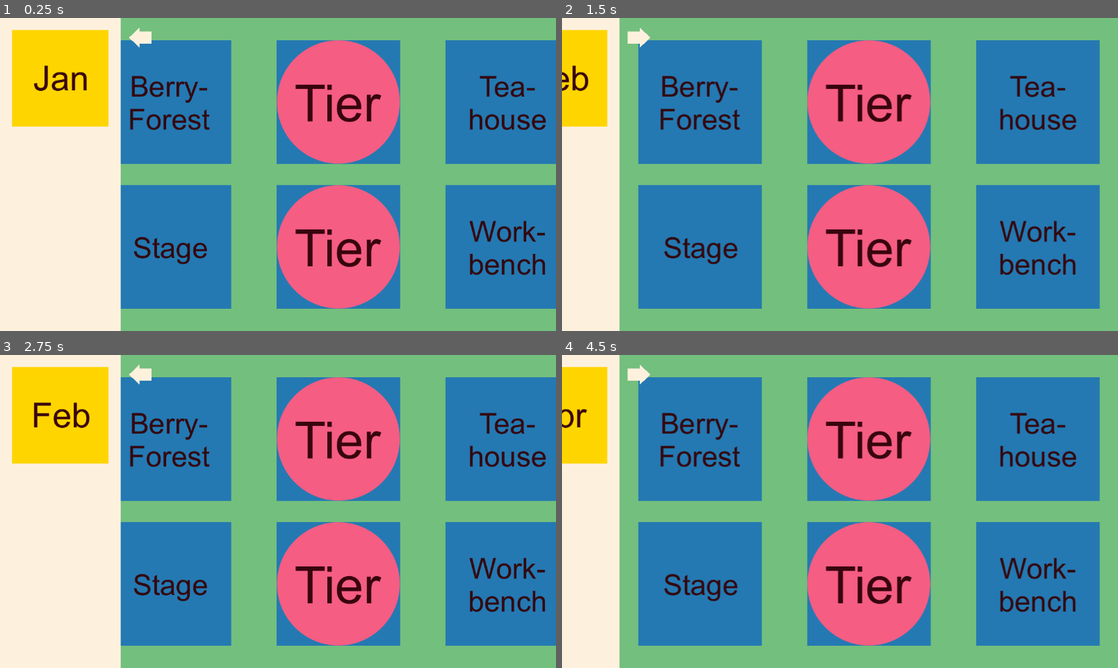
Above: before the commit, frames 1-4 (two rows, left to right).
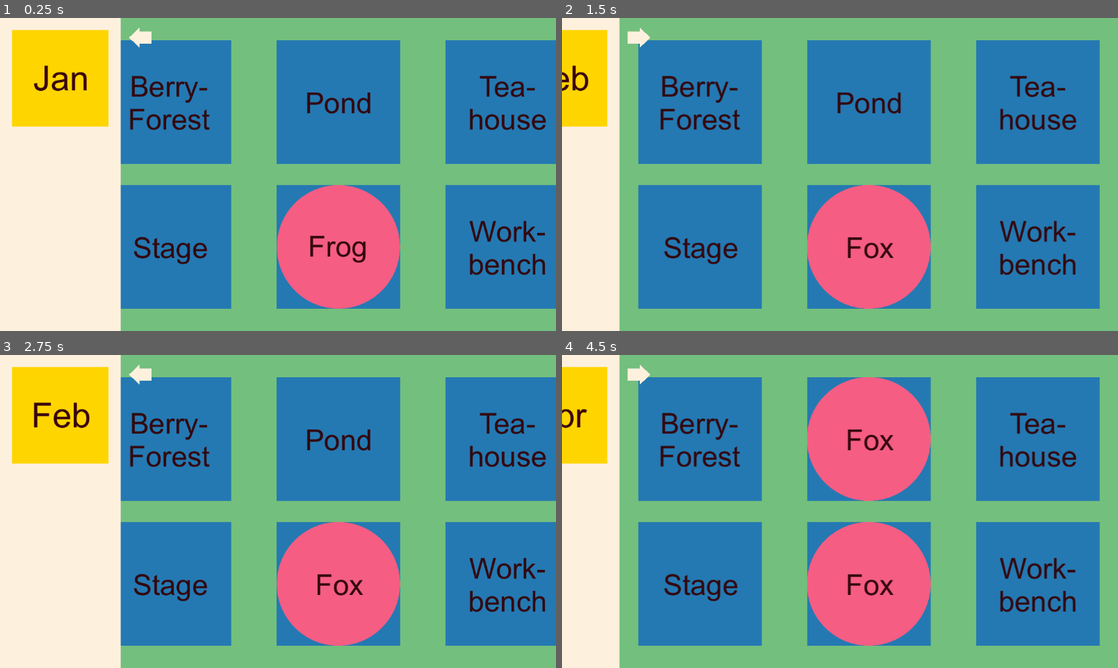
Above: after the commit, the same moments.

Repository: k4444th/Cozy-Moments
Game: Godot game, scene res://scenes/game.tscn
The game is run twice, just before and just after one commit, with the same random seed, the same clock (stepped at 60 frames per second) and the same inputs. Before the commit the project has no main scene; this scene is started directly in both runs.
Inputs (mouse positions are in pixels of both pictures, inside the frame that each line leads up to):
- Up to frame 1 (0.25 s): no input
- Up to frame 2 (1.5 s): click (623, 77) at 0.5 s; click (701, 36) at 1.25 s
- Up to frame 3 (2.75 s): click (22, 373) at 2 s
- Up to frame 4 (4.5 s): click (623, 414) at 2.75 s; click (623, 414) at 3.5 s; click (701, 373) at 4.25 s

The runs differ from the first frame. In frame 1, 7.6% of the frame differs, in the area x 49-72%, y 7-93%; in frame 2, 7.8%, in the area x 44-67%, y 7-93%; in frame 3, 7.7%; in frame 4, 1.9%.

Commit message:
Spawn animals on round start

Diff:
--- a/project.godot
+++ b/project.godot
@@ -11,6 +11,7 @@
 [application]
 
 config/name="CozyMoments"
+run/main_scene="uid://xekont1h321d"
 config/features=PackedStringArray("4.4", "Forward Plus")
 boot_splash/bg_color=Color(0.992157, 0.945098, 0.870588, 1)
 boot_splash/image="uid://cb3bmjrjn8edy"
--- /dev/null
+++ b/scenes/animals/bear.tscn
@@ -0,0 +1,9 @@
+[gd_scene load_steps=3 format=3 uid="uid://b1qrljpqg5o2u"]
+
+[ext_resource type="PackedScene" uid="uid://uxbb6p5tunh" path="res://scenes/animal.tscn" id="1_g3v3q"]
+[ext_resource type="Texture2D" uid="uid://v5vrocmt4h1c" path="res://assets/mock/animals/bear.png" id="2_52iks"]
+
+[node name="Animal" instance=ExtResource("1_g3v3q")]
+
+[node name="Sprite2D" parent="." index="0"]
+texture = ExtResource("2_52iks")
--- /dev/null
+++ b/scenes/animals/bird.tscn
@@ -0,0 +1,9 @@
+[gd_scene load_steps=3 format=3 uid="uid://d1mchmx8q84ha"]
+
+[ext_resource type="PackedScene" uid="uid://uxbb6p5tunh" path="res://scenes/animal.tscn" id="1_4gns1"]
+[ext_resource type="Texture2D" uid="uid://dkny8kfqm8ma4" path="res://assets/mock/animals/bird.png" id="2_jm7yf"]
+
+[node name="Animal" instance=ExtResource("1_4gns1")]
+
+[node name="Sprite2D" parent="." index="0"]
+texture = ExtResource("2_jm7yf")
--- /dev/null
+++ b/scenes/animals/fox.tscn
@@ -0,0 +1,9 @@
+[gd_scene load_steps=3 format=3 uid="uid://dentf2hs0ibkd"]
+
+[ext_resource type="PackedScene" uid="uid://uxbb6p5tunh" path="res://scenes/animal.tscn" id="1_i4pbc"]
+[ext_resource type="Texture2D" uid="uid://dodqb38yq6550" path="res://assets/mock/animals/fox.png" id="2_ss4ck"]
+
+[node name="Animal" instance=ExtResource("1_i4pbc")]
+
+[node name="Sprite2D" parent="." index="0"]
+texture = ExtResource("2_ss4ck")
--- /dev/null
+++ b/scenes/animals/frog.tscn
@@ -0,0 +1,9 @@
+[gd_scene load_steps=3 format=3 uid="uid://dxa7d4rlv14l4"]
+
+[ext_resource type="PackedScene" uid="uid://uxbb6p5tunh" path="res://scenes/animal.tscn" id="1_ufl66"]
+[ext_resource type="Texture2D" uid="uid://dpachcqoswmrl" path="res://assets/mock/animals/frog.png" id="2_t246m"]
+
+[node name="Animal" instance=ExtResource("1_ufl66")]
+
+[node name="Sprite2D" parent="." index="0"]
+texture = ExtResource("2_t246m")
--- /dev/null
+++ b/scenes/animals/hedgehog.tscn
@@ -0,0 +1,9 @@
+[gd_scene load_steps=3 format=3 uid="uid://dm2in36km71ng"]
+
+[ext_resource type="PackedScene" uid="uid://uxbb6p5tunh" path="res://scenes/animal.tscn" id="1_tw1mh"]
+[ext_resource type="Texture2D" uid="uid://bpfdm8rn5olrj" path="res://assets/mock/animals/hedgehog.png" id="2_tnqp0"]
+
+[node name="Animal" instance=ExtResource("1_tw1mh")]
+
+[node name="Sprite2D" parent="." index="0"]
+texture = ExtResource("2_tnqp0")
--- /dev/null
+++ b/scenes/animals/mouse.tscn
@@ -0,0 +1,9 @@
+[gd_scene load_steps=3 format=3 uid="uid://bpmhp2vlmocvg"]
+
+[ext_resource type="PackedScene" uid="uid://uxbb6p5tunh" path="res://scenes/animal.tscn" id="1_nw5u7"]
+[ext_resource type="Texture2D" uid="uid://ds6u2uis58dlq" path="res://assets/mock/animals/mouse.png" id="2_r0e6d"]
+
+[node name="Animal" instance=ExtResource("1_nw5u7")]
+
+[node name="Sprite2D" parent="." index="0"]
+texture = ExtResource("2_r0e6d")
--- /dev/null
+++ b/scenes/animals/rabbit.tscn
@@ -0,0 +1,9 @@
+[gd_scene load_steps=3 format=3 uid="uid://c5ooi4gmuj8on"]
+
+[ext_resource type="PackedScene" uid="uid://uxbb6p5tunh" path="res://scenes/animal.tscn" id="1_kqc4y"]
+[ext_resource type="Texture2D" uid="uid://c2oim0hxxjo0m" path="res://assets/mock/animals/rabbit.png" id="2_gecnt"]
+
+[node name="Animal" instance=ExtResource("1_kqc4y")]
+
+[node name="Sprite2D" parent="." index="0"]
+texture = ExtResource("2_gecnt")
--- /dev/null
+++ b/scenes/animals/raccoon.tscn
@@ -0,0 +1,9 @@
+[gd_scene load_steps=3 format=3 uid="uid://dhwttnjxk2scr"]
+
+[ext_resource type="PackedScene" uid="uid://uxbb6p5tunh" path="res://scenes/animal.tscn" id="1_1vvdc"]
+[ext_resource type="Texture2D" uid="uid://cp5v7yadgwvke" path="res://assets/mock/animals/raccoon.png" id="2_g5eh0"]
+
+[node name="Animal" instance=ExtResource("1_1vvdc")]
+
+[node name="Sprite2D" parent="." index="0"]
+texture = ExtResource("2_g5eh0")
--- a/scenes/game.tscn
+++ b/scenes/game.tscn
@@ -1,17 +1,18 @@
 [gd_scene load_steps=10 format=3 uid="uid://xekont1h321d"]
 
+[ext_resource type="Script" uid="uid://b3qoisbhor0dm" path="res://scripts/game.gd" id="1_0tnpc"]
 [ext_resource type="PackedScene" uid="uid://dw5mmhbqsshlo" path="res://scenes/background.tscn" id="1_lbhrr"]
-[ext_resource type="PackedScene" uid="uid://djs2hwhjna0rj" path="res://scenes/workbench.tscn" id="2_iywne"]
-[ext_resource type="PackedScene" uid="uid://uxbb6p5tunh" path="res://scenes/animal.tscn" id="3_p57ef"]
-[ext_resource type="PackedScene" uid="uid://c3hgi4ocjchiv" path="res://scenes/berryforest.tscn" id="4_0tnpc"]
+[ext_resource type="PackedScene" uid="uid://djs2hwhjna0rj" path="res://scenes/workstations/workbench.tscn" id="2_iywne"]
+[ext_resource type="PackedScene" uid="uid://c3hgi4ocjchiv" path="res://scenes/workstations/berryforest.tscn" id="4_0tnpc"]
 [ext_resource type="PackedScene" uid="uid://dsogyisvl8hag" path="res://scenes/sidenav.tscn" id="4_u5sy4"]
-[ext_resource type="PackedScene" uid="uid://cm1hvnauo3rq8" path="res://scenes/pond.tscn" id="5_vtaks"]
-[ext_resource type="PackedScene" uid="uid://dhwaq8s277bh0" path="res://scenes/stage.tscn" id="6_kvpfn"]
-[ext_resource type="PackedScene" uid="uid://rht4ljmcg6oe" path="res://scenes/teahouse.tscn" id="7_dinhu"]
-[ext_resource type="PackedScene" uid="uid://dowel2l5bkpkt" path="res://scenes/wood.tscn" id="8_kvuet"]
+[ext_resource type="PackedScene" uid="uid://cm1hvnauo3rq8" path="res://scenes/workstations/pond.tscn" id="5_vtaks"]
+[ext_resource type="PackedScene" uid="uid://dhwaq8s277bh0" path="res://scenes/workstations/stage.tscn" id="6_kvpfn"]
+[ext_resource type="PackedScene" uid="uid://rht4ljmcg6oe" path="res://scenes/workstations/teahouse.tscn" id="7_dinhu"]
+[ext_resource type="PackedScene" uid="uid://dowel2l5bkpkt" path="res://scenes/workstations/wood.tscn" id="8_kvuet"]
 
 [node name="Game" type="Node2D"]
 position = Vector2(-2, 0)
+script = ExtResource("1_0tnpc")
 
 [node name="Background" parent="." instance=ExtResource("1_lbhrr")]
 
@@ -35,11 +36,7 @@
 [node name="Workbench" parent="Workstation" instance=ExtResource("2_iywne")]
 position = Vector2(350, 150)
 
-[node name="Animal1" parent="." instance=ExtResource("3_p57ef")]
-position = Vector2(0, -150)
-
-[node name="Animal2" parent="." instance=ExtResource("3_p57ef")]
-position = Vector2(0, 150)
+[node name="Animals" type="Node2D" parent="."]
 
 [node name="Sidenav" parent="." instance=ExtResource("4_u5sy4")]
 
--- /dev/null
+++ b/scripts/game.gd
@@ -0,0 +1,24 @@
+extends Node2D
+
+@onready var animalContainer = $Animals
+
+@onready var animalScenes := [
+	preload("res://scenes/animals/bear.tscn"),
+	preload("res://scenes/animals/bird.tscn"),
+	preload("res://scenes/animals/fox.tscn"),
+	preload("res://scenes/animals/frog.tscn"),
+	preload("res://scenes/animals/hedgehog.tscn"),
+	preload("res://scenes/animals/mouse.tscn"),
+	preload("res://scenes/animals/rabbit.tscn"),
+	preload("res://scenes/animals/raccoon.tscn"),
+]
+
+func _ready() -> void:
+	Gamemanager.connect("round_started", Callable(self, "showAnimals"))
+	showAnimals()
+
+func showAnimals():
+	print("hello")
+	for animal in Gamemanager.currentRound["availableAnimals"]:
+		var animalNode = animalScenes[Gamemanager.animalList.find(animal.name)].instantiate()
+		animalContainer.add_child(animalNode)
--- a/scripts/gamemanager.gd
+++ b/scripts/gamemanager.gd
@@ -1,9 +1,14 @@
 extends Node
 
+signal round_started()
+
 const SAVE_FILE_PATH := "user://cozymoments.json"
-const ressources := ["berries", "wood", "tea"]
-const animalList := ["Mouse", "Hedgehog", "Frog", "Bird", "Fox", "Rabbit", "Bear", "Raccoon"]
+const ressourceList := ["berries", "wood", "tea"]
+const animalList := ["Bear", "Bird", "Fox", "Frog", "Hedgehog", "Mouse", "Rabbit", "Raccoon"]
+const workstationList := ["Berryforest", "Pond", "Stage", "Teahouse", "Wood", "Workbench"]
 const newAnimalsPerRound := 3
+
+@onready var game = $"."
 
 var currentRound := {
 	"round": 0,
@@ -51,13 +56,19 @@
 	currentRound["wood"] = 0
 	currentRound["tea"] = 0
 	currentRound["availableAnimals"] = []
+	spawnNewAnimals()
 	saveGame()
 
 func nextRound():
 	currentRound["round"] += 1
 	spawnNewAnimals()
 	saveGame()
+	emit_signal("round_started")
 
 func spawnNewAnimals():
 	for newAnimal in range(newAnimalsPerRound):
-		currentRound["availableAnimals"].append(animalList[randi_range(0, len(animalList) - 1)])
+		currentRound["availableAnimals"].append({
+			"name": animalList[randi_range(0, len(animalList) - 1)],
+			"state": "new",
+			"position": Vector2(0.0, 0.0)
+		})
--- a/scripts/sidenav.gd
+++ b/scripts/sidenav.gd
@@ -58,7 +58,7 @@
 	calendar.texture_normal = monthTextures[Gamemanager.currentRound["round"]]
 
 func initRessources():
-	for ressource in Gamemanager.ressources:
+	for ressource in Gamemanager.ressourceList:
 		if Gamemanager.currentRound[ressource] > 0:
 			addRessourceToGUI(ressource, availableRessources)
 			availableRessources += 1
Binary file added: assets/mock/animals/bear.png
Not shown, added: assets/mock/animals/bear.png.import
Binary file added: assets/mock/animals/bird.png
Not shown, added: assets/mock/animals/bird.png.import
Binary file added: assets/mock/animals/fox.png
Not shown, added: assets/mock/animals/fox.png.import
Binary file added: assets/mock/animals/frog.png
Not shown, added: assets/mock/animals/frog.png.import
Binary file added: assets/mock/animals/hedgehog.png
Not shown, added: assets/mock/animals/hedgehog.png.import
Binary file added: assets/mock/animals/mouse.png
Not shown, added: assets/mock/animals/mouse.png.import
(and 11 more such lines)
